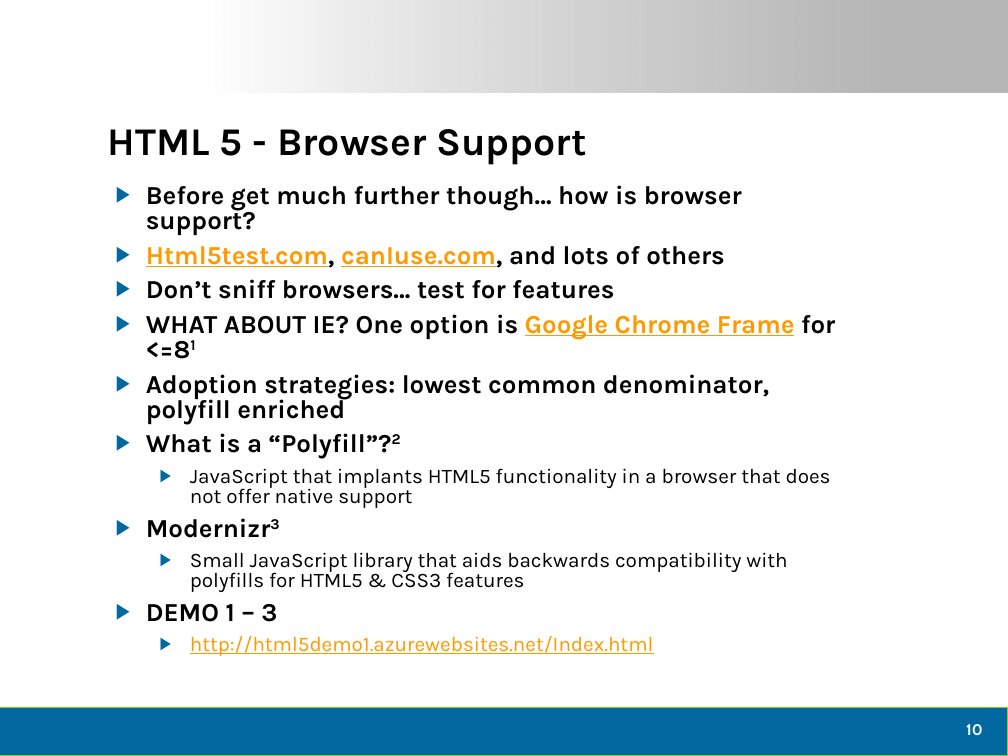
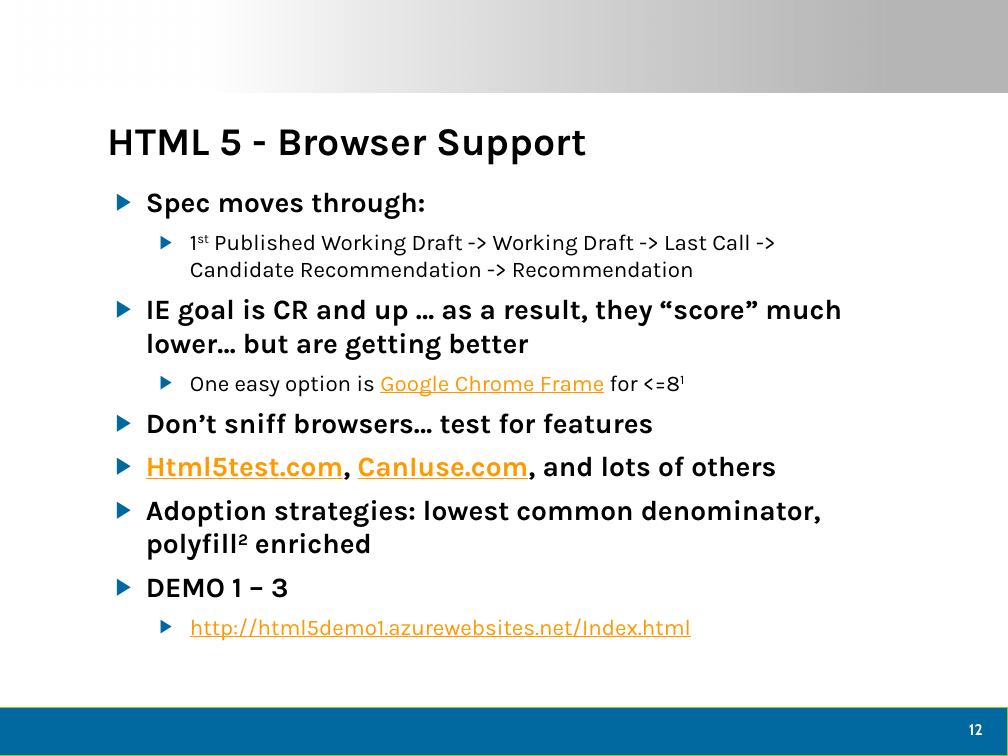
Before and after one commit to dtomyn/HTML5Demo1, a slide deck: slide 13 of Docs/2012 - Live360 Event Review (NEWER).pptx (slide 11 before the commit). Drawn at 1008x756 pixels with LibreOffice and Linux fonts; fonts in the diff are those of the drawing; background and template pictures are left out. Boxes give left, top, right and bottom in pixels: in the first picture for what was removed or moved away, otherwise in the second. Text is boxed around its words. In the diff, an @@ line names an element or a change of style, - is before the commit and + after.

```diff
--- a/Docs/2012 - Live360 Event Review (NEWER).pptx
+++ b/Docs/2012 - Live360 Event Review (NEWER).pptx
@@ text at box(146, 192, 841, 397): text changed; size 18.5 to 16 pt; bold off @@
-▶ Before get much further though… how is browser support?
-▶ Html5test.com, canIuse.com, and lots of others
+▶ Spec moves through:
+  ▶ 1st Published Working Draft -> Working Draft -> Last Call -> Candidate Recommendation -> Recommendation
+▶ IE goal is CR and up … as a result, they “score” much lower… but are getting better
+  ▶ One easy option is Google Chrome Frame for <=81
@@ text at box(146, 413, 691, 641): size 18.5 to 20 pt in "Don’t sniff browsers… test for features", "DEMO 1 – 3"; size 14.8 to 16 pt in "http://html5demo1.azurewebsites.net/Index.html"; line spacing 0.8 to 1 @@
@@ text at box(146, 456, 821, 554): text changed; size 14.8 to 20 pt; bold on @@
-▶ WHAT ABOUT IE? One option is Google Chrome Frame for <=81
-▶ Adoption strategies: lowest common denominator, polyfill enriched
-▶ What is a “Polyfill”?2
-  ▶ JavaScript that implants HTML5 functionality in a browser that does not offer native support
-▶ Modernizr3
-  ▶ Small JavaScript library that aids backwards compatibility with polyfills for HTML5 & CSS3 features
+▶ Html5test.com, CanIuse.com, and lots of others
+▶ Adoption strategies: lowest common denominator, polyfill2 enriched
@@ page number at box(969, 724, 983, 735): text changed @@
-10
+12
```
Also in this commit, not shown: 11 other slides changed, 9 slides added, 2 slides removed, 1 other file.
